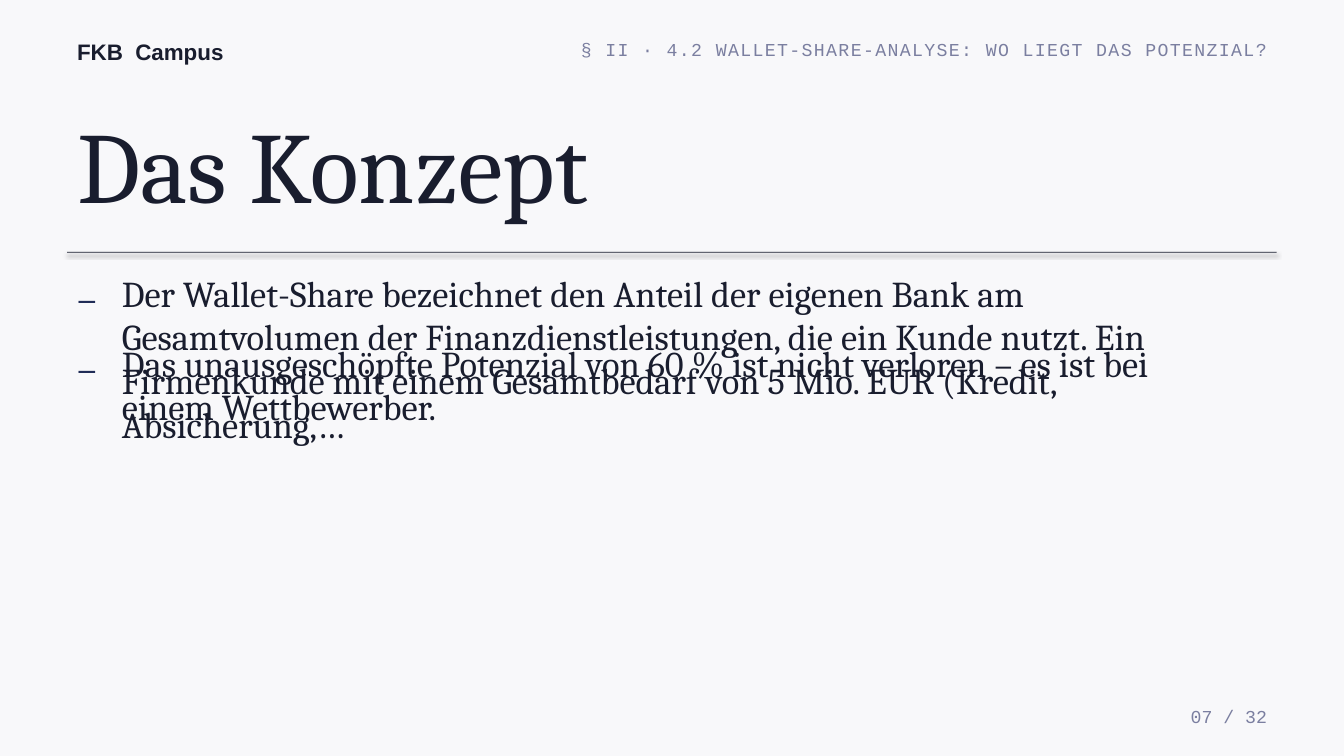
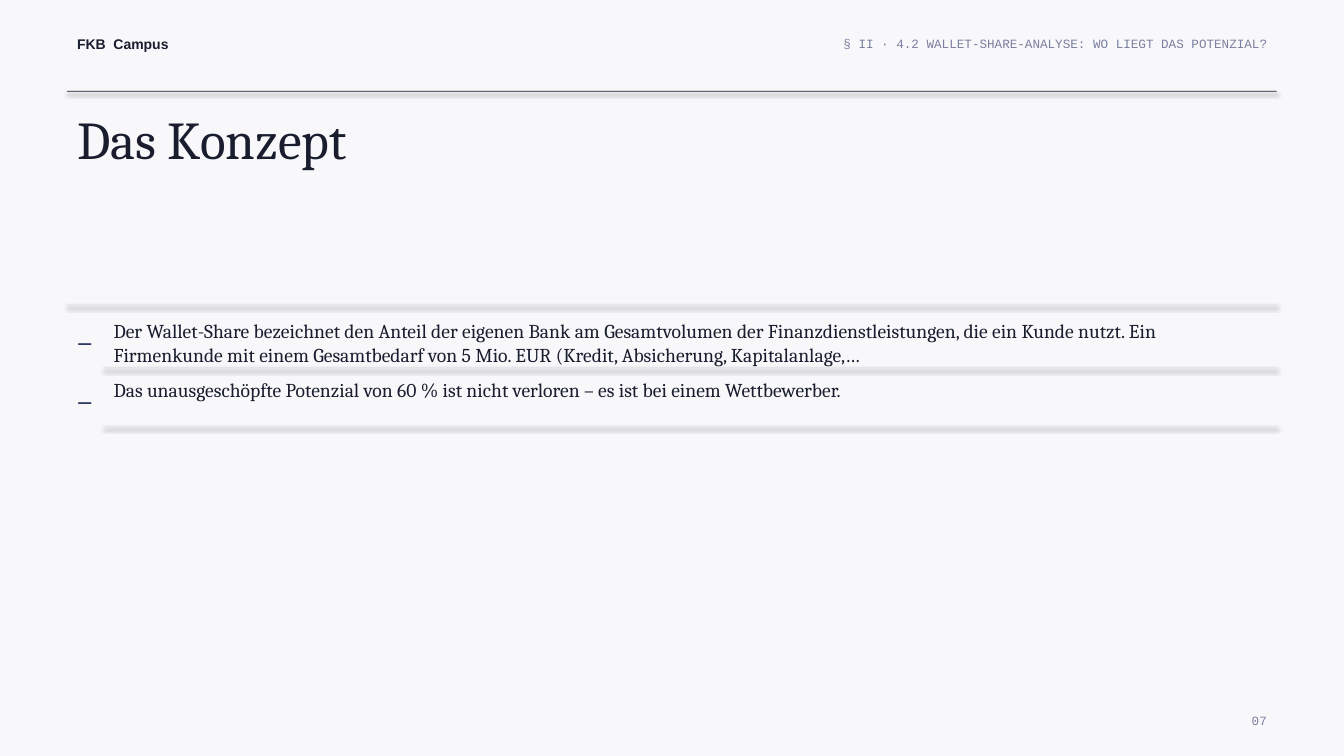
Before and after one commit to ck5rqc47pr-byte/firmenkundenakademie-online, a slide deck: slide 7 of public/downloads/praesentation/M13.pptx. Drawn at 1344x756 pixels with LibreOffice and Linux fonts; fonts in the diff are those of the drawing. Boxes give left, top, right and bottom in pixels: in the first picture for what was removed or moved away, otherwise in the second. Text is boxed around its words. In the diff, an @@ line names an element or a change of style, - is before the commit and + after.

```diff
--- a/public/downloads/praesentation/M13.pptx
+++ b/public/downloads/praesentation/M13.pptx
@@ text "FKB Campus" at [77, 39, 168, 52]: size 16 to 10 pt @@
@@ text "§ II · 4.2 WALLET-SHARE-ANALYSE: ...": place and size @@
-text "§ II · 4.2 WALLET-SHARE-ANALYSE: ..." at [605, 44, 1266, 56]
+text "§ II · 4.2 WALLET-SHARE-ANALYSE: ..." at [859, 39, 1267, 48]
@@ text "§ II · 4.2 WALLET-SHARE-ANALYSE: ..." at [859, 39, 1267, 48]: size 13 to 9 pt, letter spacing 1 to 0 pt @@
@@ text "Das Konzept" at [77, 123, 347, 170]: size 72 to 38 pt @@
@@ rectangle added at [68, 91, 1277, 92], fill #191D2E @@
@@ text "–": place and size @@
-text "–" at [68, 339, 101, 378]
+text "–" at [68, 318, 96, 357]
@@ text "–" at [68, 318, 96, 357]: size 28 to 22 pt @@
@@ rectangle: place and size @@
-rectangle at [68, 252, 1277, 253]
+rectangle at [68, 304, 1277, 306]
@@ rectangle at [68, 304, 1277, 306]: fill #191D2E to #E0E0E8 @@
@@ text at [114, 324, 1156, 367]: text changed; size 26 to 14 pt @@
-Der Wallet-Share bezeichnet den Anteil der eigenen Bank am Gesamtvolumen der Finanzdienstleistungen, die ein Kunde nutzt. Ein Firmenkunde mit einem Gesamtbedarf von 5 Mio. EUR (Kredit, Absicherung,…
+Der Wallet-Share bezeichnet den Anteil der eigenen Bank am Gesamtvolumen der Finanzdienstleistungen, die ein Kunde nutzt. Ein Firmenkunde mit einem Gesamtbedarf von 5 Mio. EUR (Kredit, Absicherung, Kapitalanlage,…
@@ text "–" at [68, 376, 96, 415]: size 28 to 22 pt @@
@@ text "–": place and size @@
-text "–" at [68, 269, 101, 309]
+text "–" at [68, 376, 96, 415]
@@ text "Das unausgeschöpfte Potenzial von 60 ...": place and size @@
-text "Das unausgeschöpfte Potenzial von 60 ..." at [122, 343, 1148, 429]
+text "Das unausgeschöpfte Potenzial von 60 ..." at [114, 383, 840, 402]
@@ text "Das unausgeschöpfte Potenzial von 60 ..." at [114, 383, 840, 402]: size 26 to 14 pt @@
@@ rectangle added at [104, 368, 1277, 369], fill #E0E0E8 @@
@@ rectangle added at [104, 426, 1277, 427], fill #E0E0E8 @@
@@ text at [1252, 716, 1267, 725]: text changed; size 13 to 9 pt @@
-07 / 32
+07
```
Also in this commit, not shown: 27 other slides changed, 2 slides added, 1 slide removed, 21 other files.
